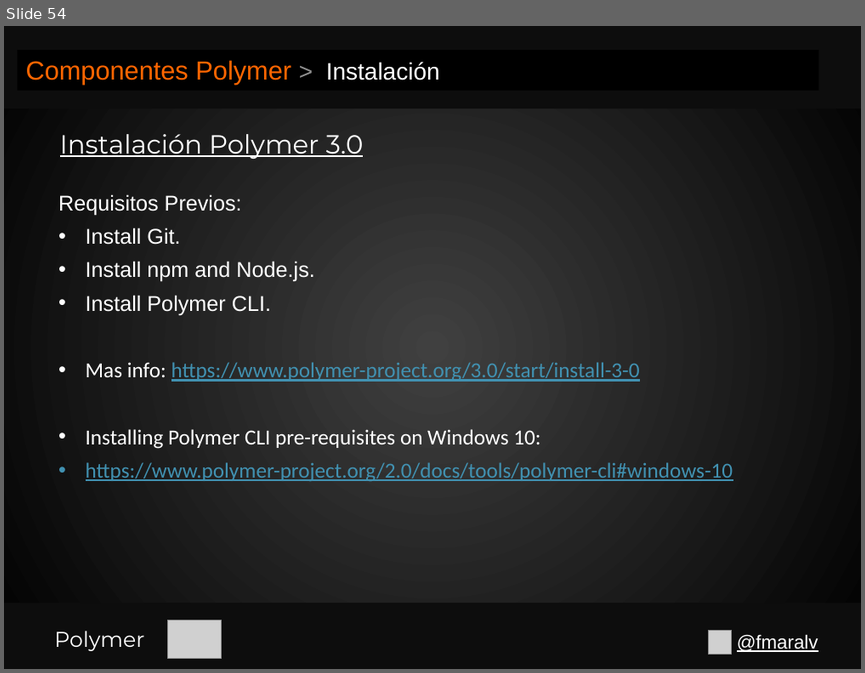
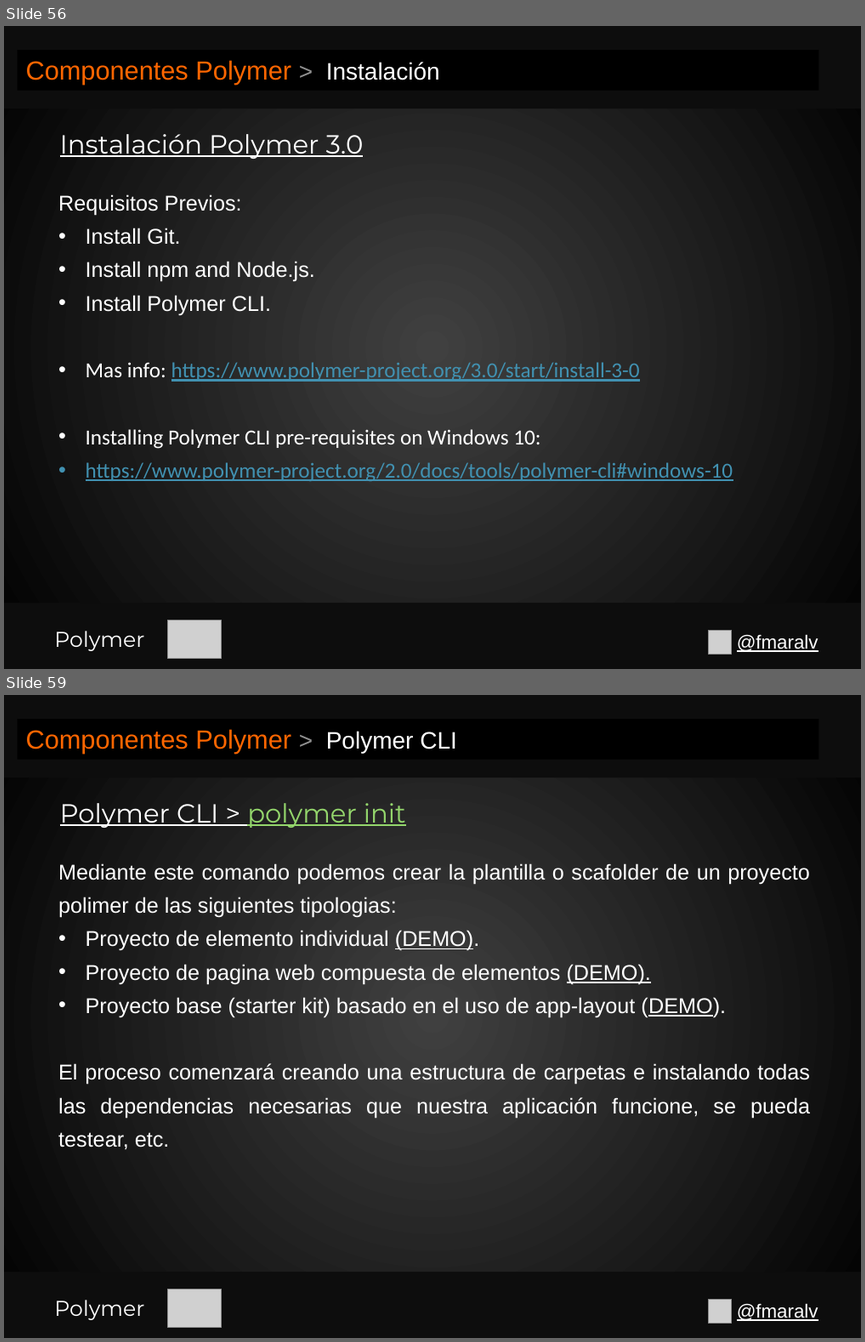
Before and after one commit to fmaralv/Presentacion, a slide deck: Polymer.pptx. Shown one above the other, each under a label of ours: slide 54 before the commit, slides 56 and 59 after it; the slides between them are not shown. The pictures are 865x673 and 865x1342 pixels, drawn with LibreOffice and Linux fonts; fonts in the diff are those of the drawing; grey boxes stand for pictures. Boxes give left, top, right and bottom in pixels: in the first picture for what was removed or moved away, otherwise in the second. Text is boxed around its words. In the diff, an @@ line names an element or a change of style, - is before the commit and + after.

```diff
--- a/Polymer.pptx
+++ b/Polymer.pptx
@@ slide 59 added at [4,695,861,1338], background gradient #404040 to #000000 @@
@@ rectangle added at [4,695,861,777], fill #0D0D0D @@
@@ rectangle added at [18,719,819,760], fill #000000, 22 pt, text #FF6600 @@
+Componentes Polymer > Polymer CLI
@@ text added at [60,803,406,828], 22 pt, text #FFFFFF, underline @@
+Polymer CLI > polymer init
@@ text added at [58,863,810,1150], 18 pt, text #FFFFFF @@
+Mediante este comando podemos crear la plantilla o scafolder de un proyecto polimer de las siguientes tipologias:
+• Proyecto de elemento individual (DEMO).
+• Proyecto de pagina web compuesta de elementos (DEMO).
+• Proyecto base (starter kit) basado en el uso de app-layout (DEMO).
+El proceso comenzará creando una estructura de carpetas e instalando todas las dependencias necesarias que nuestra aplicación funcione, se pueda testear, etc.
@@ rectangle added at [4,1271,861,1338], fill #0D0D0D @@
@@ rectangle added at [4,1271,861,1338], fill #0D0D0D @@
@@ text added at [54,1299,144,1320], 18 pt, text #FFFFFF @@
+Polymer
@@ picture added at [168,1289,222,1327] @@
@@ picture added at [708,1299,732,1323] @@
@@ text added at [737,1303,818,1321], 16 pt, text #FFFFFF, underline @@
+@fmaralv
@@ what was slide 54 is now slide 56 @@
```
Also in this commit, not shown: 6 slides changed, 16 other slides added.
